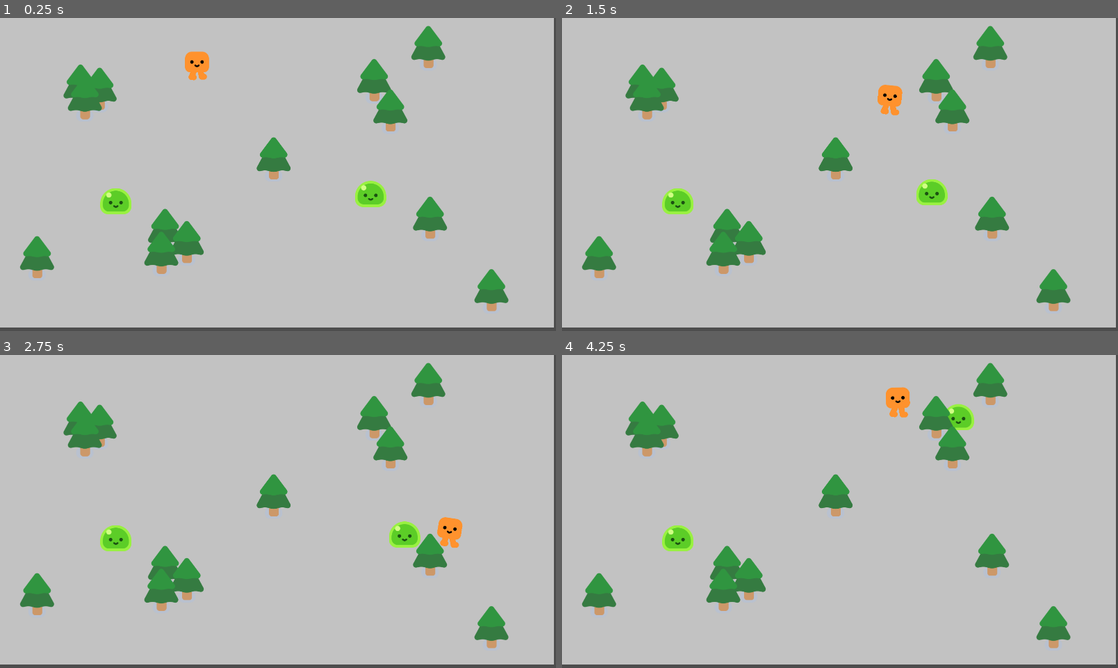
Above: before the commit, frames 1-4 (two rows, left to right).
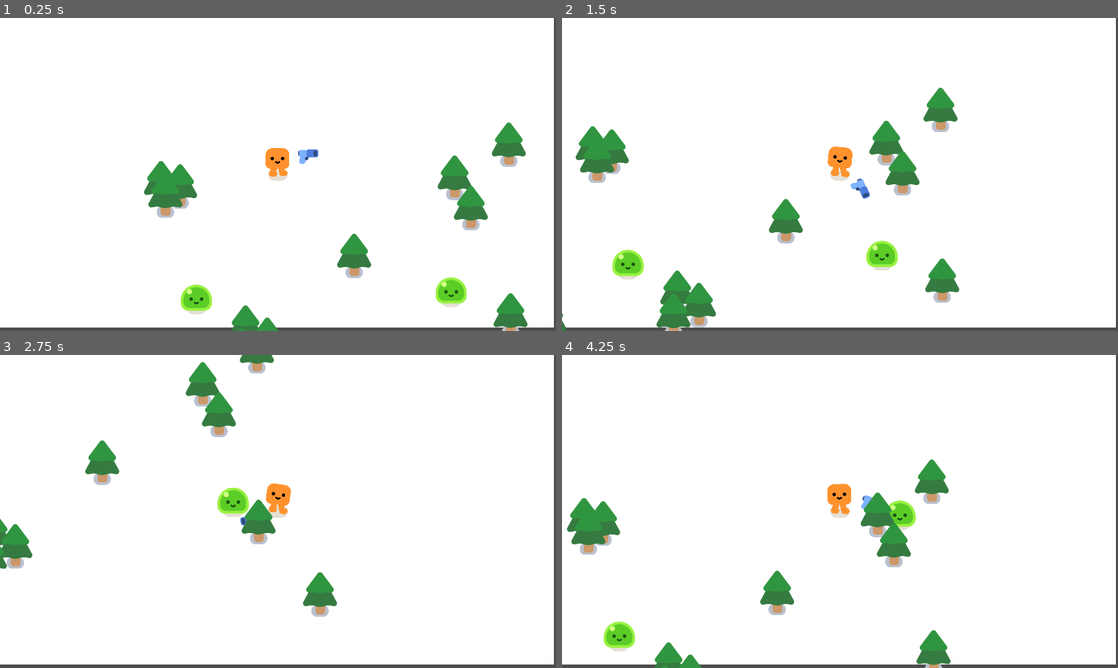
Above: after the commit, the same moments.

Repository: Arfitale/Vampire-2D-Shooter
Game: Godot game, scene res://game.tscn
Same seed, same stepped clock (60 frames per second), same inputs: the game is played once before the commit and once after it.
Inputs:
- Up to frame 1 (0.25 s): no input
- Up to frame 2 (1.5 s): tap Enter at 0.5 s; hold D (move_right) 0.53-1.28 s; hold S (move_down) from 1.28 s (still down)
- Up to frame 3 (2.75 s): release S (move_down) at 2.03 s; hold D (move_right) from 2.03 s (still down)
- Up to frame 4 (4.25 s): release D (move_right) at 2.78 s; hold W (move_up) 2.78-3.53 s; hold A (move_left) from 3.53 s (still down)

The runs differ from the first frame. In frame 1, 98% of the frame differs, in the area x 0-100%, y 0-100%; in frame 2, 98%; in frame 3, 98%; in frame 4, 98%.

Commit message:
add pistol scene and make pistol automatically detect enemy

Diff:
--- a/characters/player.tscn
+++ b/characters/player.tscn
@@ -1,7 +1,8 @@
-[gd_scene load_steps=4 format=3 uid="uid://c5ox08yiwsfuw"]
+[gd_scene load_steps=5 format=3 uid="uid://c5ox08yiwsfuw"]
 
 [ext_resource type="Script" uid="uid://bf5xowve6qpdv" path="res://characters/player.gd" id="1_3eadt"]
 [ext_resource type="PackedScene" uid="uid://pbmyh1qru7p" path="res://characters/happy_boo/happy_boo.tscn" id="1_dnjla"]
+[ext_resource type="PackedScene" uid="uid://dl8tiw1bpd1nt" path="res://pistol/gun.tscn" id="3_tory2"]
 
 [sub_resource type="CircleShape2D" id="CircleShape2D_3eadt"]
 radius = 26.0
@@ -14,3 +15,8 @@
 
 [node name="CollisionShape2D" type="CollisionShape2D" parent="."]
 shape = SubResource("CircleShape2D_3eadt")
+
+[node name="Camera2D" type="Camera2D" parent="."]
+
+[node name="Gun" parent="." instance=ExtResource("3_tory2")]
+position = Vector2(1.15484e-07, -30.999998)
--- a/game.tscn
+++ b/game.tscn
@@ -7,10 +7,12 @@
 [node name="Game" type="Node2D"]
 y_sort_enabled = true
 
-[node name="ColorRect" type="ColorRect" parent="."]
+[node name="CanvasLayer" type="CanvasLayer" parent="."]
+layer = -30
+
+[node name="ColorRect" type="ColorRect" parent="CanvasLayer"]
 offset_right = 1913.0
 offset_bottom = 1068.0
-color = Color(0.76240367, 0.76240367, 0.76240367, 1)
 
 [node name="Player" parent="." instance=ExtResource("1_80nbo")]
 position = Vector2(682, 207)
--- /dev/null
+++ b/pistol/gun.gd
@@ -0,0 +1,7 @@
+extends Area2D
+
+func _physics_process(delta: float) -> void:
+	var enemies_in_range := get_overlapping_bodies()
+	if enemies_in_range.size() > 0:
+		var target_enemy: CharacterBody2D = enemies_in_range.front()
+		look_at(target_enemy.global_position)
--- /dev/null
+++ b/pistol/gun.tscn
@@ -0,0 +1,25 @@
+[gd_scene load_steps=4 format=3 uid="uid://dl8tiw1bpd1nt"]
+
+[ext_resource type="Script" uid="uid://2qjgma65pcsu" path="res://pistol/gun.gd" id="1_b7uwb"]
+[ext_resource type="Texture2D" uid="uid://cswb5do8rrj7q" path="res://pistol/pistol.png" id="1_kmld4"]
+
+[sub_resource type="CircleShape2D" id="CircleShape2D_b7uwb"]
+radius = 422.45236
+
+[node name="Gun" type="Area2D"]
+collision_layer = 16
+collision_mask = 4
+script = ExtResource("1_b7uwb")
+
+[node name="CollisionShape2D" type="CollisionShape2D" parent="."]
+shape = SubResource("CircleShape2D_b7uwb")
+
+[node name="WeaponPivot" type="Marker2D" parent="."]
+position = Vector2(0, -31)
+
+[node name="Pistol" type="Sprite2D" parent="WeaponPivot"]
+position = Vector2(104, 0)
+texture = ExtResource("1_kmld4")
+
+[node name="BulletSpawn" type="Marker2D" parent="WeaponPivot/Pistol"]
+position = Vector2(25, -10)
--- a/project.godot
+++ b/project.godot
@@ -131,6 +131,7 @@
 3d_physics/layer_2="player"
 2d_physics/layer_3="Mobs"
 2d_physics/layer_4="MobsAreaDetection"
+2d_physics/layer_5="PlayerWeapo"
 
 [rendering]
 
Not shown, added: pistol/gun.gd.uid
